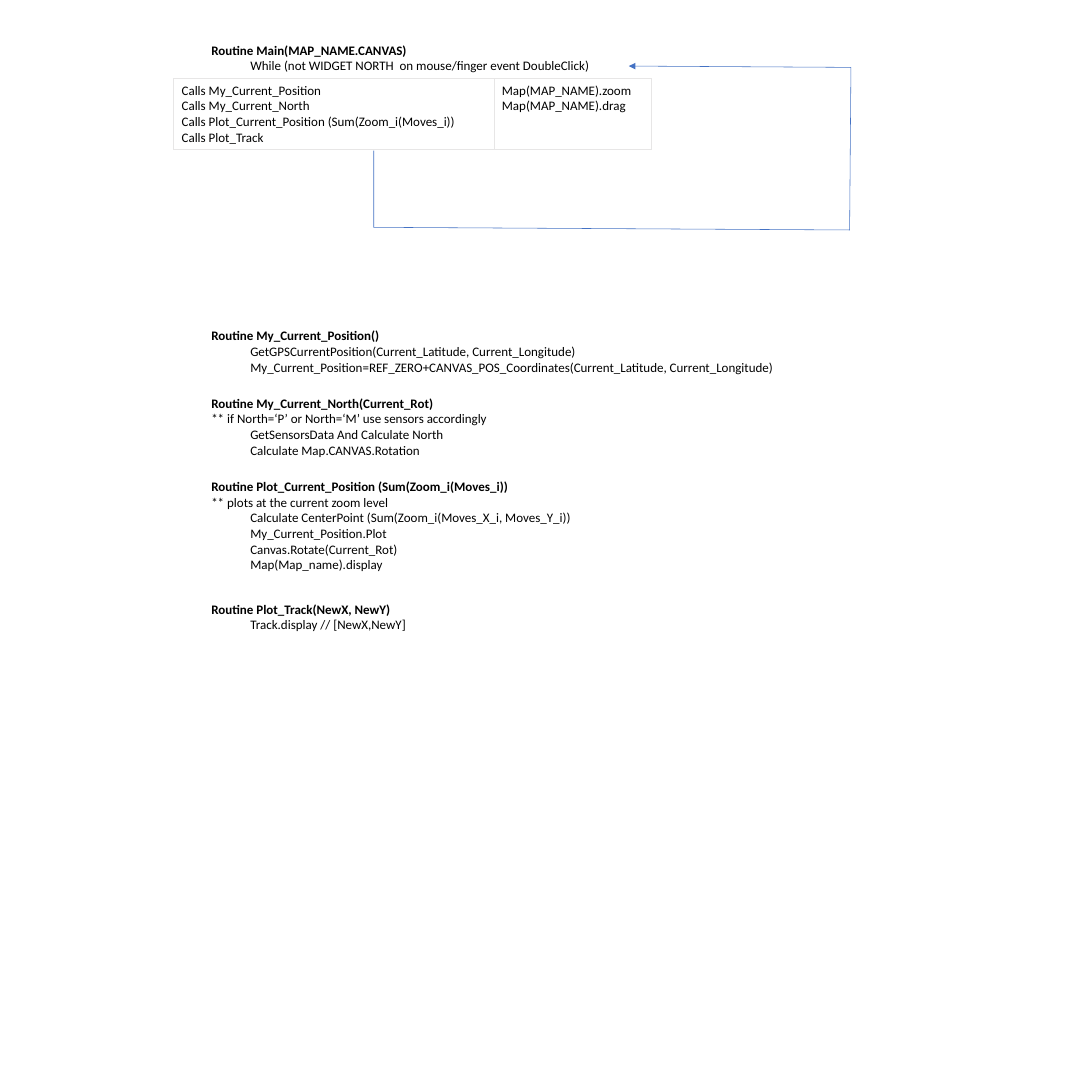
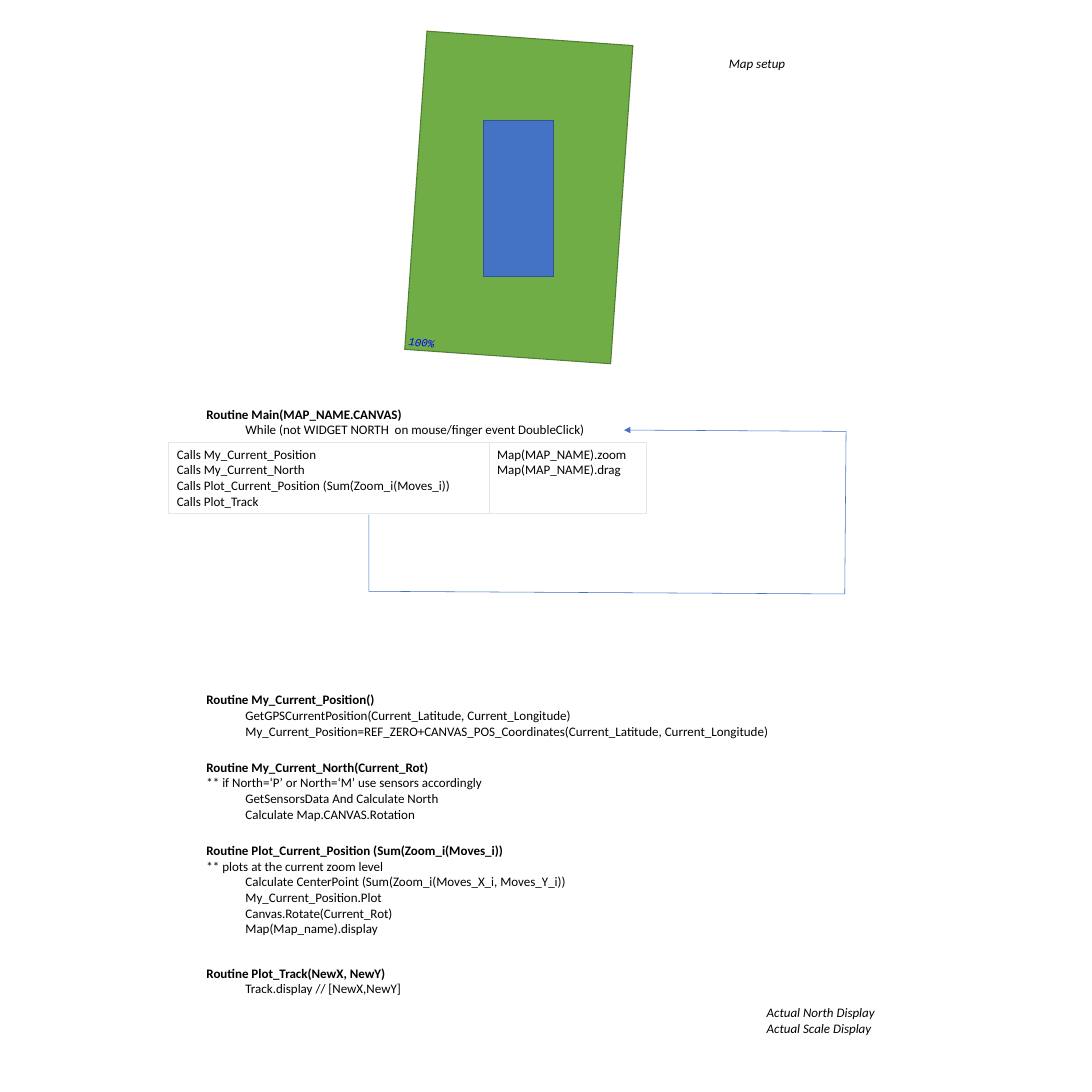
Before and after one commit to Frederic-jyrg/ouitoo, a slide deck: slide 3 of info-plotting/FlowChart.pptx. Drawn at 1092x1092 pixels with LibreOffice and Linux fonts; fonts in the diff are those of the drawing. Boxes give left, top, right and bottom in pixels: in the first picture for what was removed or moved away, otherwise in the second. Text is boxed around its words. In the diff, an @@ line names an element or a change of style, - is before the commit and + after.

```diff
--- a/info-plotting/FlowChart.pptx
+++ b/info-plotting/FlowChart.pptx
@@ rectangle added at [405,31,633,364], fill #70AD47, outline #538035 1 pt @@
@@ text added at [729,59,785,70], 12 pt, text #000000, italic @@
+Map setup
@@ rectangle added at [484,121,554,277], fill #4472C4, outline #325491 1 pt @@
@@ text added at [408,338,434,350], 10 pt, text #0000FF, italic @@
+100%
@@ 5 texts, 1 table, 1 freeform shape: place and size @@
-5 texts, 1 table, 1 freeform shape at [174,45,851,631]
+5 texts, 1 table, 1 freeform shape at [169,409,846,995]
@@ text added at [767,1008,875,1035], 12 pt, text #000000, italic @@
+Actual North Display
+Actual Scale Display
```
Also in this commit, not shown: 1 other slide changed, 3 other files.
